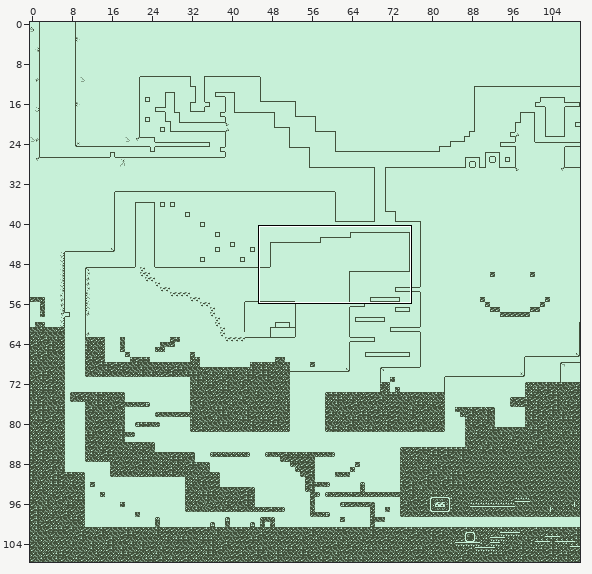
Tiled map: maps/map_level_2.tmx. The first picture is a wide view before the edit; the outline marks the close-up.
Close-up. First the earlier version:
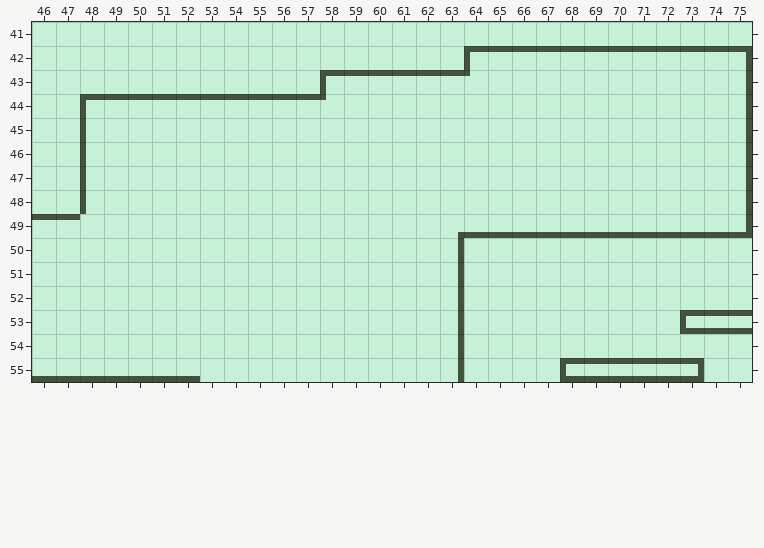
Cells are 8x8 px. Shown: x 46..75, y 41..55. The commit also changed other parts of the map, which this record leaves out.
The result:
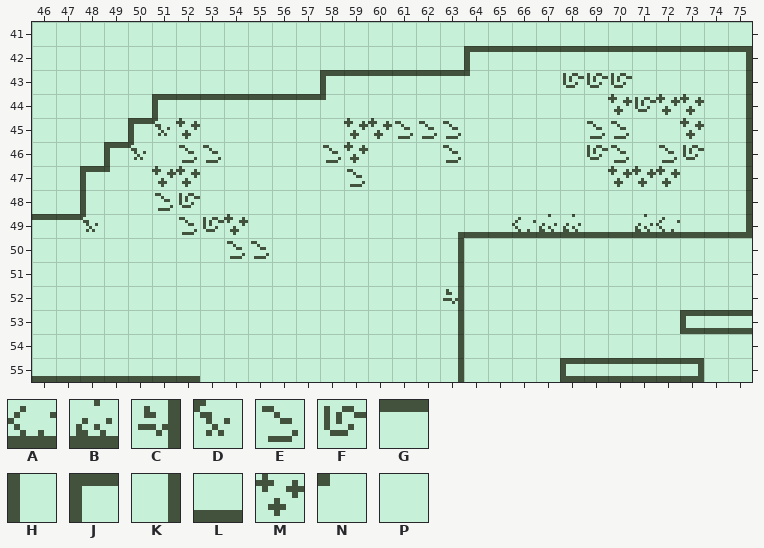
Key: from "sprite_sheet": A 0 turned 90, B 10 turned 90, C 11 flipped on the other diagonal, D 20 turned 270, E 21, F 22, G 31, H 31 turned 270, J 32 turned 270, K 40, L 40 turned 90, M 45, N 50 turned 270, P 51.
_ is an empty cell.
Change:
Layer "Layer 1":
y 43: x 68..70 PPP -> FFF
y 44: x 48..51 JGGG -> PPPJ; x 70..73 PPPP -> MFMM
y 45: x 48 H -> P; x 50..52 PPP -> JDM; x 59..63 PPPPP -> MMEEE; x 69..70 PP -> EE; x 73 P -> M
y 46: x 48..50 HPP -> PJD; x 52..53 PP -> EE; x 58..59 PP -> EM; x 63 P -> E; x 69..70 PP -> FE; x 72..73 PP -> EF
y 47: x 48..49 HP -> JN; x 51..52 PP -> MM; x 59 P -> E; x 70..72 PPP -> MMM
y 48: x 51..52 PP -> EF
y 49: x 48 P -> D; x 52..54 PPP -> EFM; x 66..68 LLL -> ABB; x 71..72 LL -> BA
y 50: x 54..55 PP -> EE
y 52: x 63 K -> C
Boxes around the changes in both close-ups, in picture pixels (x1, y1, x2, y2):
changed: (563, 73, 704, 187)
changed: (80, 94, 269, 259)
changed: (323, 118, 461, 187)
changed: (512, 214, 581, 232)
changed: (635, 214, 680, 232)
changed: (443, 289, 458, 304)
